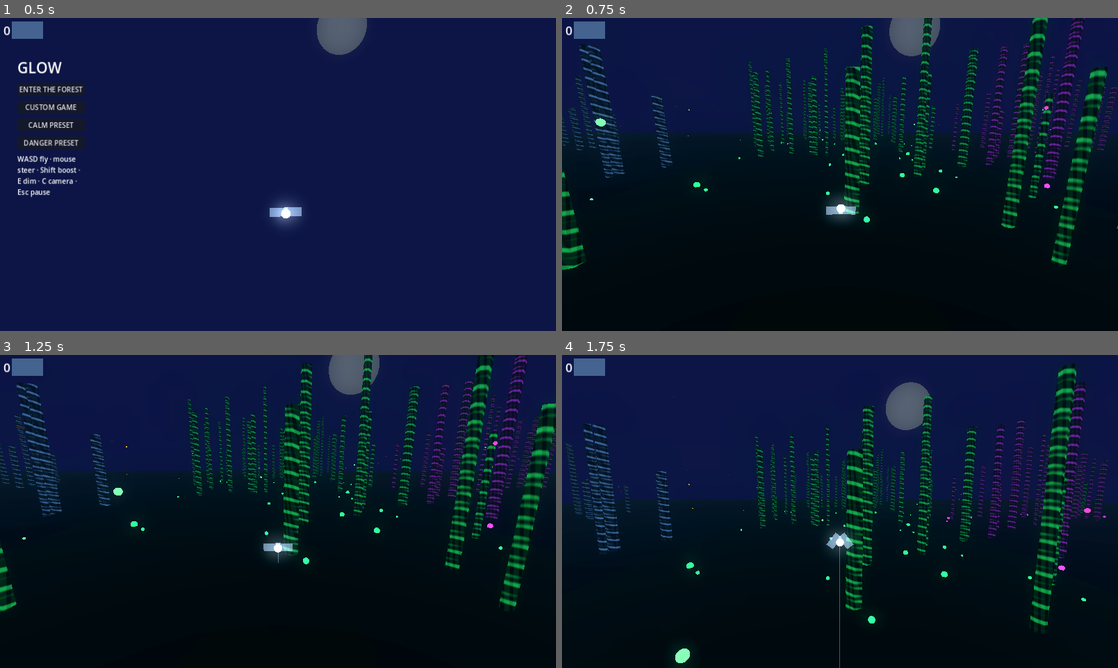
Above: before the commit, frames 1-4 (two rows, left to right).
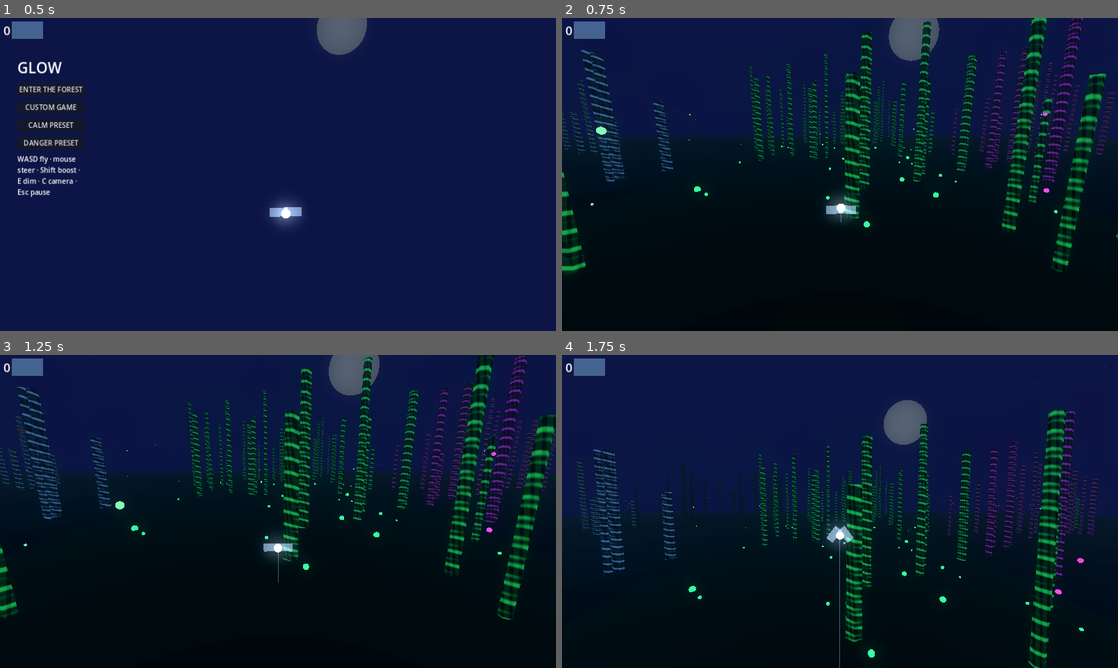
Above: after the commit, the same moments.

Repository: aarshe22/llm-harness-demos
Game: Godot game, scene res://scenes/main/main.tscn
Two runs of this game, one before a commit and one after it. Both use one fixed random seed, a clock stepped at 60 frames per second and the inputs below.
Inputs (mouse positions are in pixels of both pictures, inside the frame that each line leads up to):
- Up to frame 1 (0.5 s): no input
- Up to frame 2 (0.75 s): click "ENTER THE FOREST" at 0.5 s
- Up to frame 3 (1.25 s): no input
- Up to frame 4 (1.75 s): move the mouse to (867, 511) at 1.27 s; hold W (move_forward) from 1.28 s (still down); hold Space (rise) from 1.28 s (still down); click (867, 511) at 1.42 s

Frame 1 is identical in both runs. In frame 2, 4.2% of the frame differs, in the area x 0-100%, y 0-83%; in frame 3, 1.1%; in frame 4, 13%, in the area x 0-100%, y 2-100%.

Commit message:
Hold moth cruise altitude and wave the flight track.
Looking around no longer glides the moth into the ground. Cruise height
only changes on rise/descend; a two-harmonic wave along the path makes
the glow trail snake. Same math in JS and Godot GlowRules.

Co-authored-by: Intellificial Artelligence <aarshe22@users.noreply.github.com>

Diff:
--- a/glow/scripts/config/game_config.gd
+++ b/glow/scripts/config/game_config.gd
@@ -40,6 +40,7 @@
 @export var turn_speed: float = 2.4
 @export var bank_strength: float = 0.55
 @export var hover_bob_amount: float = 0.12
+@export var track_wave_amount: float = 0.42
 @export var mouse_sensitivity: float = 0.0024
 @export var gamepad_sensitivity: float = 2.2
 
--- a/glow/scripts/core/glow_rules.gd
+++ b/glow/scripts/core/glow_rules.gd
@@ -29,3 +29,19 @@
 	if is_nan(n) or is_inf(n):
 		return 1
 	return clampi(int(round(n)), 1, 8)
+
+
+const MOTH_MIN_Y := 0.6
+const MOTH_MAX_Y := 42.0
+
+
+static func step_cruise_altitude(cruise_alt: float, rise: float, dt: float, vertical_speed: float) -> float:
+	return clampf(cruise_alt + rise * vertical_speed * dt, MOTH_MIN_Y, MOTH_MAX_Y)
+
+
+static func moth_track_wave(distance: float, t: float, amp: float = 0.42) -> float:
+	return sin(distance * 0.55 + t * 2.15) * amp + sin(distance * 0.22 + t * 0.85) * amp * 0.38
+
+
+static func moth_flight_y(cruise_alt: float, distance: float, t: float, amp: float) -> float:
+	return clampf(cruise_alt + GlowRules.moth_track_wave(distance, t, amp), MOTH_MIN_Y, MOTH_MAX_Y)
--- a/glow/scripts/core/headless_test.gd
+++ b/glow/scripts/core/headless_test.gd
@@ -17,6 +17,10 @@
 	failed += _check(Rules.clamp_fidelity(0) == 1, "fidelity min")
 	failed += _check(Rules.clamp_fidelity(9) == 8, "fidelity max")
 	failed += _check(Rules.clamp_fidelity(4.6) == 5, "fidelity round")
+	failed += _check(Rules.step_cruise_altitude(8.0, 0.0, 1.0, 10.0) == 8.0, "altitude hold")
+	failed += _check(Rules.step_cruise_altitude(8.0, 1.0, 0.5, 10.0) > 8.0, "explicit climb")
+	failed += _check(absf(Rules.moth_track_wave(0.0, 0.0, 0.0)) < 0.0001, "zero wave amp")
+	failed += _check(Rules.moth_flight_y(8.0, 1.0, 0.4, 0.42) != 8.0, "track undulates")
 	print("GLOW headless tests failed=", failed)
 	quit(failed)
 
--- a/glow/scripts/player/moth_controller.gd
+++ b/glow/scripts/player/moth_controller.gd
@@ -13,6 +13,8 @@
 var pitch: float = 0.0
 var bank: float = 0.0
 var bob_t: float = 0.0
+var cruise_alt: float = 6.0
+var wave_t: float = 0.0
 var web_slow: float = 0.0
 var distance_flown: float = 0.0
 var max_alt: float = 0.0
@@ -21,6 +23,7 @@
 func _ready() -> void:
 	floor_snap_length = 0.0
 	motion_mode = MOTION_MODE_FLOATING
+	cruise_alt = global_position.y
 	_apply_fidelity()
 
 
@@ -96,9 +99,15 @@
 		wish_dir = forward * 0.15
 
 	var target: Vector3 = wish_dir * max_s
-	target.y = InputManager.rise * cfg.vertical_speed + (-pitch * cfg.vertical_speed * 0.65)
+	target.y = 0.0
 	velocity = velocity.lerp(target, 1.0 - exp(-accel * dt * 0.2))
 	velocity *= 1.0 - cfg.drag * dt * 0.12
+	velocity.y = 0.0
+
+	cruise_alt = GlowRules.step_cruise_altitude(cruise_alt, InputManager.rise, dt, cfg.vertical_speed)
+	wave_t += dt
+	var desired_y: float = GlowRules.moth_flight_y(cruise_alt, distance_flown, wave_t, cfg.track_wave_amount)
+	velocity.y = (desired_y - global_position.y) / maxf(dt, 0.0001)
 
 	var before = global_position
 	move_and_slide()
@@ -115,7 +124,7 @@
 	distance_flown += before.distance_to(global_position)
 	max_alt = maxf(max_alt, global_position.y)
 	min_alt = minf(min_alt, global_position.y)
-	global_position.y = clampf(global_position.y, 0.6, 42.0)
+	global_position.y = desired_y
 
 	bank = lerpf(bank, -wish.x * cfg.bank_strength, 1.0 - exp(-6.0 * dt))
 	bob_t += dt * (8.0 + velocity.length() * 0.35)
--- a/glow/scripts/ui/hud.gd
+++ b/glow/scripts/ui/hud.gd
@@ -166,6 +166,9 @@
 	if moth:
 		moth.global_position = Vector3(24, 6, 24)
 		moth.velocity = Vector3.ZERO
+		moth.cruise_alt = 6.0
+		moth.wave_t = 0.0
+		moth.distance_flown = 0.0
 		moth.health.integrity = 1.0
 		moth.health.state = 0
 	var glow = moth.glow if moth else null
Not shown, changed: glow/README.md
Not shown, changed: glow/src/config.js
Not shown, changed: glow/src/moth.js
Not shown, changed: glow/src/rules.js
Not shown, changed: glow/src/ui.js
Not shown, changed: glow/tests/rules.test.mjs
